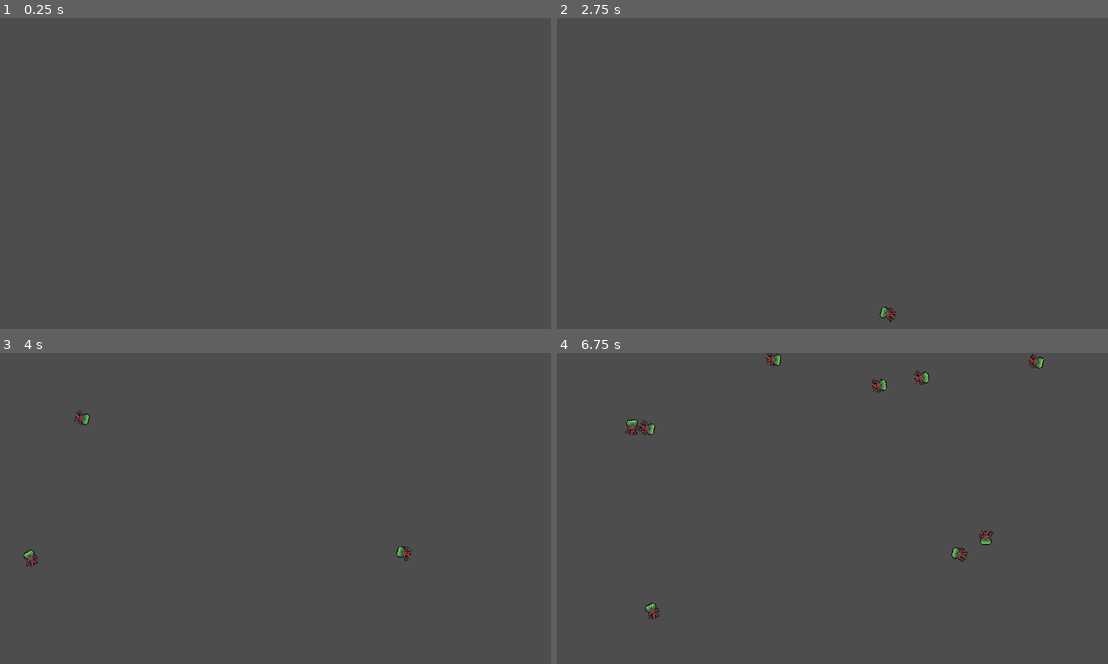
Above: before the commit, frames 1-4 (two rows, left to right).
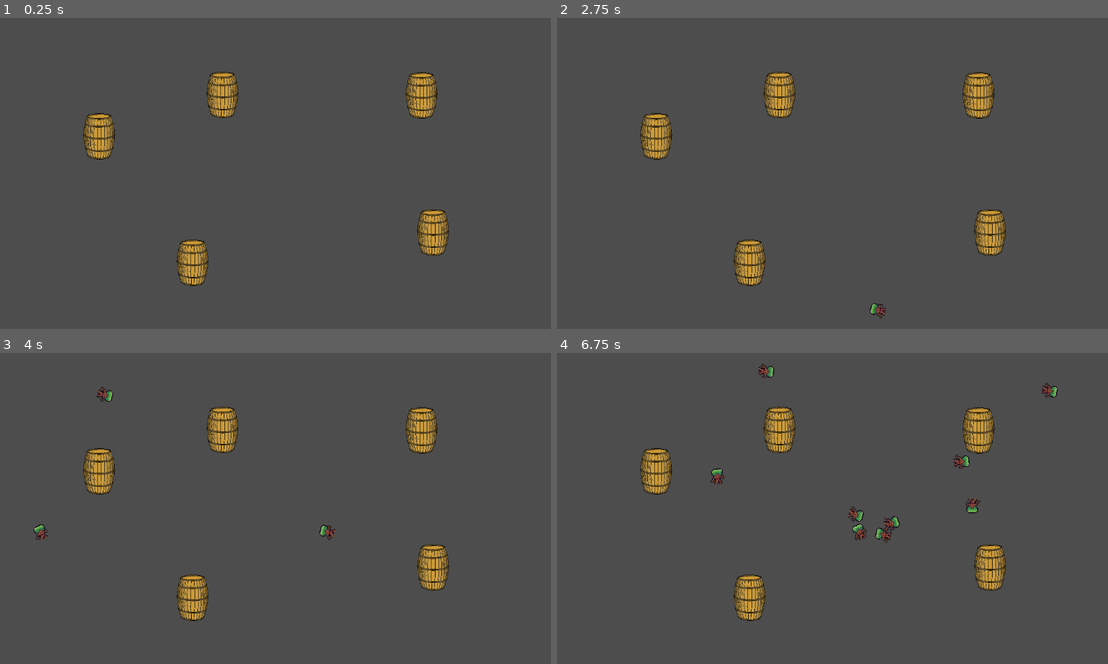
Above: after the commit, the same moments.

Repository: lewis785/ludum-dare-53
Game: Godot game, scene res://scenes/enemy/kerri.tscn
Two runs of this game, one before a commit and one after it. Both use one fixed random seed, a clock stepped at 60 frames per second and the inputs below. This scene is started directly instead of the project's main scene.
Inputs:
- Up to frame 1 (0.25 s): no input
- Up to frame 2 (2.75 s): tap Enter at 0.5, 2 s; hold Right (ui_right) 0.53-1.28 s; hold S (camera_down) 0.53-1.28 s; tap Space at 1.25 s; hold Left (ui_left) 1.28-2.03 s; tap A (camera_left) at 1.35 s; hold Right (ui_right) from 2.03 s (still down); hold D (camera_right) from 2.03 s (still down)
- Up to frame 3 (4 s): release D (camera_right) at 2.78 s; tap W (camera_up) at 2.85 s; release Right (ui_right) at 3.53 s; hold Left (ui_left) from 3.53 s (still down); hold S (camera_down) from 3.53 s (still down)
- Up to frame 4 (6.75 s): release S (camera_down) at 4.28 s; tap A (camera_left) at 4.35 s; hold D (camera_right) 5.03-5.78 s; release Left (ui_left) at 5.78 s; hold Right (ui_right) from 5.78 s (still down); tap W (camera_up) at 5.85 s; hold S (camera_down) from 6.53 s (still down)

The runs differ from the first frame. In frame 1, 3.7% of the frame differs, in the area x 15-82%, y 17-87%; in frame 2, 3.8%; in frame 3, 4.2%; in frame 4, 5.3%, in the area x 12-91%, y 0-87%.

Commit message:
add target weight, and the incredibly useful obstacle avoiding

Diff:
--- a/scenes/enemy/enemy.gd
+++ b/scenes/enemy/enemy.gd
@@ -1,8 +1,10 @@
-extends RigidBody2D
+class_name Enemy extends RigidBody2D
 
 @export var level : int = 1
 @export var health : int
 @export var damage : int
+
+var obstacles : Array[Obstacle] = []
 
 # Called when the node enters the scene tree for the first time.
 func _ready():
@@ -24,7 +26,7 @@
 		queue_free()
 		return
 
-	var targets : Array[Marker2D] = find_targets()
+	var targets : Array[Target] = find_targets()
 	if len(targets) == 0 :
 		return
 	move_to_target(targets)
@@ -34,36 +36,70 @@
 func _on_visible_on_screen_notifier_2d_screen_exited() -> void:
 	queue_free()
 
-func find_targets() -> Array[Marker2D]:
+func find_targets() -> Array[Target]:
 	var tree : SceneTree = self.get_tree()
 	var root : Node = tree.current_scene
-	var targets : Array[Node] = root.find_children("", "Marker2D")
+	var targets : Array[Node] = root.find_children("*target*")
 
 	return markers(targets)
 
-func move_to_target(targets : Array[Marker2D]) -> void:
+func move_to_target(targets : Array[Target]) -> void:
 	var target = closest_target(targets)
 
 	var vector : Vector2 = (target.position - self.position).normalized()
+	if obstacles.size() > 0:
+		vector = adjust_for_obstacles(target, vector)
 
 	self.linear_velocity = vector*linear_velocity.length()
 
-func closest_target(targets : Array[Marker2D]) -> Marker2D:
-	var closest : Marker2D = targets[0]
-	var closestDistance = (closest.position - self.position).length()
+func closest_target(targets : Array[Target]) -> Target:
+	var closest : Target = targets[0]
+	var closestDistance = distance(self.position, closest)
 
 	for target in targets:
-		var distance = (target.position - self.position).length()
+		var distance = distance(self.position, target)
 		if distance < closestDistance:
 			closestDistance = distance
 			closest = target
 	return closest
 
-func markers(nodes : Array[Node]) -> Array[Marker2D]:
-	var markers : Array[Marker2D] = []
+func distance(position : Vector2, target : Target) -> float:
+	return (target.position - position).length()/target.weight
+
+func markers(nodes : Array[Node]) -> Array[Target]:
+	var markers : Array[Target] = []
 	for node in nodes:
 		if node.is_class("Marker2D"):
-			var marker : Marker2D = node
+			var marker : Target = node
 			markers.append(marker)
 
 	return markers
+
+func adjust_for_obstacles(target : Target, velocity : Vector2) -> Vector2:
+	var adjusted : Vector2 = Vector2(0,0)
+
+	var min_distance = 9223372036854775807
+
+	for obstacle in obstacles:
+		var vector = self.position - obstacle.position
+		var avoid = vector.rotated(PI/2).normalized()
+		var distance = max(0, vector.length()-obstacle.min_radius)/(obstacle.radius-obstacle.min_radius)
+
+		if avoid.dot(target.position - obstacle.position) < 0:
+			avoid = -avoid
+
+
+		adjusted += avoid*(1-distance)
+		min_distance = min(min_distance, distance)
+
+	return (adjusted+min_distance*velocity).normalized()
+
+
+func add_obstacle(obstacle: Obstacle):
+	obstacles.append(obstacle)
+
+func remove_obstacle(obstacle: Obstacle):
+		for i in range(len(obstacles)):
+			if obstacles[i] == obstacle:
+				obstacles.remove_at(i)
+				return
--- a/scenes/enemy/enemy.tscn
+++ b/scenes/enemy/enemy.tscn
@@ -110,7 +110,7 @@
 height = 34.0
 
 [node name="enemy" type="RigidBody2D"]
-position = Vector2(64, 70)
+position = Vector2(66, 75)
 gravity_scale = 0.0
 script = ExtResource("1_gyipw")
 metadata/_edit_group_ = true
@@ -120,7 +120,7 @@
 scale = Vector2(2, 2)
 sprite_frames = SubResource("SpriteFrames_jw21e")
 animation = &"walk"
-frame_progress = 0.831746
+frame_progress = 0.463372
 
 [node name="CollisionShape2D" type="CollisionShape2D" parent="."]
 light_mask = 0
@@ -128,6 +128,5 @@
 debug_color = Color(0, 0.6, 0.701961, 0.054902)
 
 [node name="VisibleOnScreenNotifier2D" type="VisibleOnScreenNotifier2D" parent="."]
-visible = false
 
 [connection signal="screen_exited" from="VisibleOnScreenNotifier2D" to="." method="_on_visible_on_screen_notifier_2d_screen_exited"]
--- a/scenes/enemy/kerri.tscn
+++ b/scenes/enemy/kerri.tscn
@@ -1,20 +1,150 @@
-[gd_scene load_steps=3 format=3 uid="uid://dlqnysqwtx28v"]
+[gd_scene load_steps=21 format=3 uid="uid://dlqnysqwtx28v"]
 
 [ext_resource type="PackedScene" uid="uid://bwfdgsyl37x5t" path="res://scenes/enemy/target.tscn" id="1_p6oom"]
+[ext_resource type="PackedScene" uid="uid://c42uutkvkk8cc" path="res://scenes/enemy/obstacle.tscn" id="1_xhqd8"]
 [ext_resource type="PackedScene" uid="uid://c5aqawlwxtlhk" path="res://scenes/enemy/spawn.tscn" id="2_3l6eg"]
+[ext_resource type="Script" path="res://scenes/enemy/enemy.gd" id="3_wengk"]
+[ext_resource type="Texture2D" uid="uid://lyxpenrl2w3i" path="res://assets/enemy/GrizzledTreantIdle.png" id="4_gx27o"]
+
+[sub_resource type="AtlasTexture" id="AtlasTexture_pf0mn"]
+atlas = ExtResource("4_gx27o")
+region = Rect2(0, 0, 16, 16)
+
+[sub_resource type="AtlasTexture" id="AtlasTexture_oc77u"]
+atlas = ExtResource("4_gx27o")
+region = Rect2(16, 0, 16, 16)
+
+[sub_resource type="AtlasTexture" id="AtlasTexture_0r4ki"]
+atlas = ExtResource("4_gx27o")
+region = Rect2(32, 0, 16, 16)
+
+[sub_resource type="AtlasTexture" id="AtlasTexture_gp538"]
+atlas = ExtResource("4_gx27o")
+region = Rect2(48, 0, 16, 16)
+
+[sub_resource type="AtlasTexture" id="AtlasTexture_e2dqs"]
+atlas = ExtResource("4_gx27o")
+region = Rect2(48, 0, 16, 16)
+
+[sub_resource type="AtlasTexture" id="AtlasTexture_1k80d"]
+atlas = ExtResource("4_gx27o")
+region = Rect2(32, 0, 16, 16)
+
+[sub_resource type="AtlasTexture" id="AtlasTexture_wikc4"]
+atlas = ExtResource("4_gx27o")
+region = Rect2(16, 0, 16, 16)
+
+[sub_resource type="AtlasTexture" id="AtlasTexture_bd11a"]
+atlas = ExtResource("4_gx27o")
+region = Rect2(0, 0, 16, 16)
+
+[sub_resource type="AtlasTexture" id="AtlasTexture_qxh1b"]
+atlas = ExtResource("4_gx27o")
+region = Rect2(0, 0, 16, 16)
+
+[sub_resource type="AtlasTexture" id="AtlasTexture_kuh60"]
+atlas = ExtResource("4_gx27o")
+region = Rect2(16, 0, 16, 16)
+
+[sub_resource type="AtlasTexture" id="AtlasTexture_pk43k"]
+atlas = ExtResource("4_gx27o")
+region = Rect2(32, 0, 16, 16)
+
+[sub_resource type="AtlasTexture" id="AtlasTexture_xvaj8"]
+atlas = ExtResource("4_gx27o")
+region = Rect2(48, 0, 16, 16)
+
+[sub_resource type="SpriteFrames" id="SpriteFrames_jw21e"]
+animations = [{
+"frames": [{
+"duration": 1.0,
+"texture": SubResource("AtlasTexture_pf0mn")
+}, {
+"duration": 1.0,
+"texture": SubResource("AtlasTexture_oc77u")
+}, {
+"duration": 1.0,
+"texture": SubResource("AtlasTexture_0r4ki")
+}, {
+"duration": 1.0,
+"texture": SubResource("AtlasTexture_gp538")
+}],
+"loop": true,
+"name": &"fly",
+"speed": 20.0
+}, {
+"frames": [{
+"duration": 1.0,
+"texture": SubResource("AtlasTexture_e2dqs")
+}, {
+"duration": 1.0,
+"texture": SubResource("AtlasTexture_1k80d")
+}, {
+"duration": 1.0,
+"texture": SubResource("AtlasTexture_wikc4")
+}, {
+"duration": 1.0,
+"texture": SubResource("AtlasTexture_bd11a")
+}],
+"loop": true,
+"name": &"swim",
+"speed": 2.0
+}, {
+"frames": [{
+"duration": 1.0,
+"texture": SubResource("AtlasTexture_qxh1b")
+}, {
+"duration": 1.0,
+"texture": SubResource("AtlasTexture_kuh60")
+}, {
+"duration": 1.0,
+"texture": SubResource("AtlasTexture_pk43k")
+}, {
+"duration": 1.0,
+"texture": SubResource("AtlasTexture_xvaj8")
+}],
+"loop": true,
+"name": &"walk",
+"speed": 5.0
+}]
+
+[sub_resource type="CapsuleShape2D" id="CapsuleShape2D_krpay"]
+radius = 13.0
+height = 34.0
+
+[sub_resource type="PackedScene" id="PackedScene_kyrn3"]
+resource_local_to_scene = true
+_bundled = {
+"conn_count": 1,
+"conns": PackedInt32Array(3, 0, 19, 18, 2, 0, 0),
+"editable_instances": [],
+"names": PackedStringArray("enemy", "position", "gravity_scale", "script", "metadata/_edit_group_", "RigidBody2D", "AnimatedSprite2D", "texture_filter", "scale", "sprite_frames", "animation", "frame_progress", "CollisionShape2D", "light_mask", "shape", "debug_color", "VisibleOnScreenNotifier2D", "visible", "_on_visible_on_screen_notifier_2d_screen_exited", "screen_exited"),
+"node_count": 4,
+"node_paths": [],
+"nodes": PackedInt32Array(-1, -1, 5, 0, -1, 4, 1, 0, 2, 1, 3, 2, 4, 3, 0, 0, 0, 6, 6, -1, 5, 7, 4, 8, 5, 9, 6, 10, 7, 11, 8, 0, 0, 0, 12, 12, -1, 3, 13, 9, 14, 10, 15, 11, 0, 0, 0, 16, 16, -1, 1, 17, 12, 0),
+"variants": [Vector2(64, 70), 0.0, ExtResource("3_wengk"), true, 1, Vector2(2, 2), SubResource("SpriteFrames_jw21e"), &"walk", 0.855964, 0, SubResource("CapsuleShape2D_krpay"), Color(0, 0.6, 0.701961, 0.054902), false],
+"version": 3
+}
 
 [node name="kerri" type="Node2D"]
 
+[node name="Obstacle5" parent="." instance=ExtResource("1_xhqd8")]
+position = Vector2(404, 509)
+
+[node name="Obstacle4" parent="." instance=ExtResource("1_xhqd8")]
+position = Vector2(210, 246)
+
 [node name="target" parent="." instance=ExtResource("1_p6oom")]
-position = Vector2(841, 416)
-
-[node name="target2" parent="." instance=ExtResource("1_p6oom")]
-position = Vector2(189, 156)
-
-[node name="target3" parent="." instance=ExtResource("1_p6oom")]
-position = Vector2(673, 65)
-
-[node name="target4" parent="." instance=ExtResource("1_p6oom")]
-position = Vector2(203, 540)
+position = Vector2(682, 372)
 
 [node name="spawn" parent="." instance=ExtResource("2_3l6eg")]
+enemy_scene = SubResource("PackedScene_kyrn3")
+
+[node name="Obstacle2" parent="." instance=ExtResource("1_xhqd8")]
+position = Vector2(466, 160)
+
+[node name="Obstacle" parent="." instance=ExtResource("1_xhqd8")]
+position = Vector2(903, 446)
+
+[node name="Obstacle3" parent="." instance=ExtResource("1_xhqd8")]
+position = Vector2(879, 161)
--- /dev/null
+++ b/scenes/enemy/obstacle.gd
@@ -0,0 +1,25 @@
+class_name Obstacle extends Node2D
+
+@export var radius : int = 120
+@export var min_radius : int = 60
+
+# Called when the node enters the scene tree for the first time.
+func _ready() -> void:
+	$Area2D/CollisionShape2D.shape.radius = self.radius
+
+
+# Called every frame. 'delta' is the elapsed time since the previous frame.
+func _process(delta: float) -> void:
+	pass
+
+
+func _on_area_2d_body_entered(body: Node2D) -> void:
+	if body.name.contains("enemy"):
+		var enemy : Enemy = body
+		enemy.add_obstacle(self)
+
+
+func _on_area_2d_body_exited(body: Node2D) -> void:
+	if body.name.contains("enemy"):
+		var enemy : Enemy = body
+		enemy.remove_obstacle(self)
--- /dev/null
+++ b/scenes/enemy/obstacle.tscn
@@ -0,0 +1,34 @@
+[gd_scene load_steps=5 format=3 uid="uid://c42uutkvkk8cc"]
+
+[ext_resource type="Script" path="res://scenes/enemy/obstacle.gd" id="1_v8fc7"]
+[ext_resource type="Texture2D" uid="uid://tr4hcju0y0w7" path="res://assets/enemy/barrel.png" id="3_5vn5i"]
+
+[sub_resource type="CanvasItemMaterial" id="CanvasItemMaterial_7ebi6"]
+blend_mode = 1
+
+[sub_resource type="CircleShape2D" id="CircleShape2D_0bibm"]
+radius = 120.0
+
+[node name="Obstacle" type="Node2D"]
+material = SubResource("CanvasItemMaterial_7ebi6")
+position = Vector2(218, 155)
+script = ExtResource("1_v8fc7")
+metadata/_edit_group_ = true
+
+[node name="Marker2D" type="Marker2D" parent="."]
+
+[node name="Area2D" type="Area2D" parent="."]
+texture_filter = 1
+material = SubResource("CanvasItemMaterial_7ebi6")
+
+[node name="CollisionShape2D" type="CollisionShape2D" parent="Area2D"]
+position = Vector2(0, -0.5)
+shape = SubResource("CircleShape2D_0bibm")
+debug_color = Color(0, 0.6, 0.701961, 0)
+
+[node name="Sprite2D" type="Sprite2D" parent="Area2D"]
+scale = Vector2(0.04, 0.04)
+texture = ExtResource("3_5vn5i")
+
+[connection signal="body_entered" from="Area2D" to="." method="_on_area_2d_body_entered"]
+[connection signal="body_exited" from="Area2D" to="." method="_on_area_2d_body_exited"]
--- a/scenes/enemy/spawn.gd
+++ b/scenes/enemy/spawn.gd
@@ -29,6 +29,7 @@
 
 	# Set the enemy's position to a random location.
 	enemy.position = enemy_spawn_location.position
+	#enemy.position = Vector2(0,0)
 
 	# Add some randomness to the direction.
 	direction += randf_range(-PI / 4, PI / 4)
@@ -40,7 +41,7 @@
 
 	# Set enemy health and damage scaled by time
 	self.level += 1
-	enemy.set_level(self.level)
+	enemy.set_level(self.level/20+1)
 
 	# Spawn the enemy by adding it to the Main scene.
 	add_child(enemy)
--- /dev/null
+++ b/scenes/enemy/target.gd
@@ -0,0 +1,12 @@
+class_name Target extends Marker2D
+
+@export var weight : int = 1
+
+# Called when the node enters the scene tree for the first time.
+func _ready() -> void:
+	pass # Replace with function body.
+
+
+# Called every frame. 'delta' is the elapsed time since the previous frame.
+func _process(delta: float) -> void:
+	pass
--- a/scenes/enemy/target.tscn
+++ b/scenes/enemy/target.tscn
@@ -1,3 +1,6 @@
-[gd_scene format=3 uid="uid://bwfdgsyl37x5t"]
+[gd_scene load_steps=2 format=3 uid="uid://bwfdgsyl37x5t"]
+
+[ext_resource type="Script" path="res://scenes/enemy/target.gd" id="1_icxir"]
 
 [node name="target" type="Marker2D"]
+script = ExtResource("1_icxir")
--- a/scenes/structure/structure.tscn
+++ b/scenes/structure/structure.tscn
@@ -51,7 +51,6 @@
 
 [node name="structure" type="Node2D"]
 script = ExtResource("1_lu5co")
-range = 500.0
 
 [node name="StructureArea2D" type="Area2D" parent="."]
 position = Vector2(1, 1)
Binary file removed: assets/enemy/GrizzledTreantIdle.aseprite
Binary file removed: assets/enemy/GrizzledTreantIdle.gif
Binary file added: assets/enemy/barrel.png
Not shown, added: assets/enemy/barrel.png.import
Not shown: 3 places in scenes/davids_scene.tscn that only renumber resources
